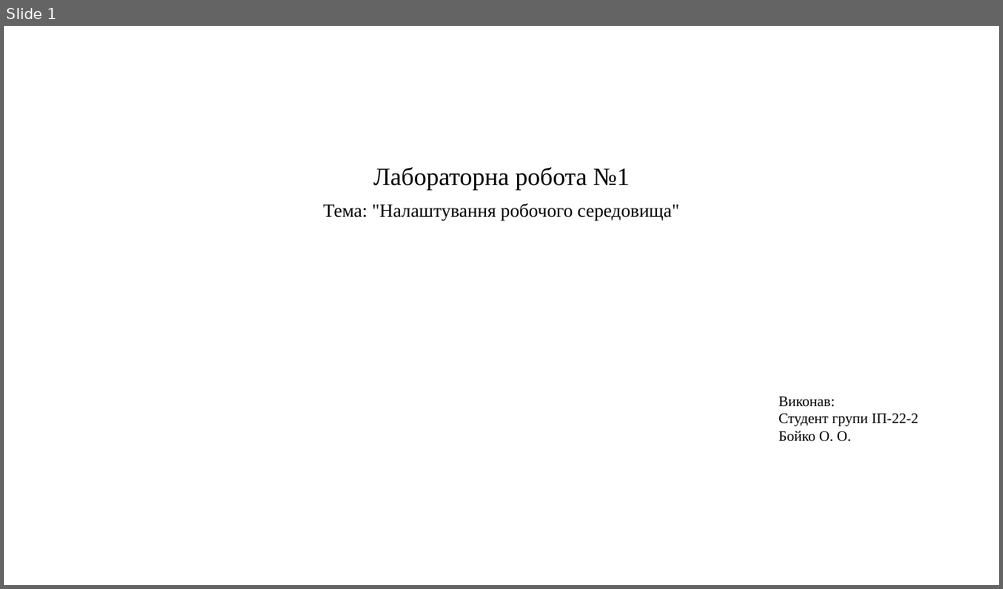
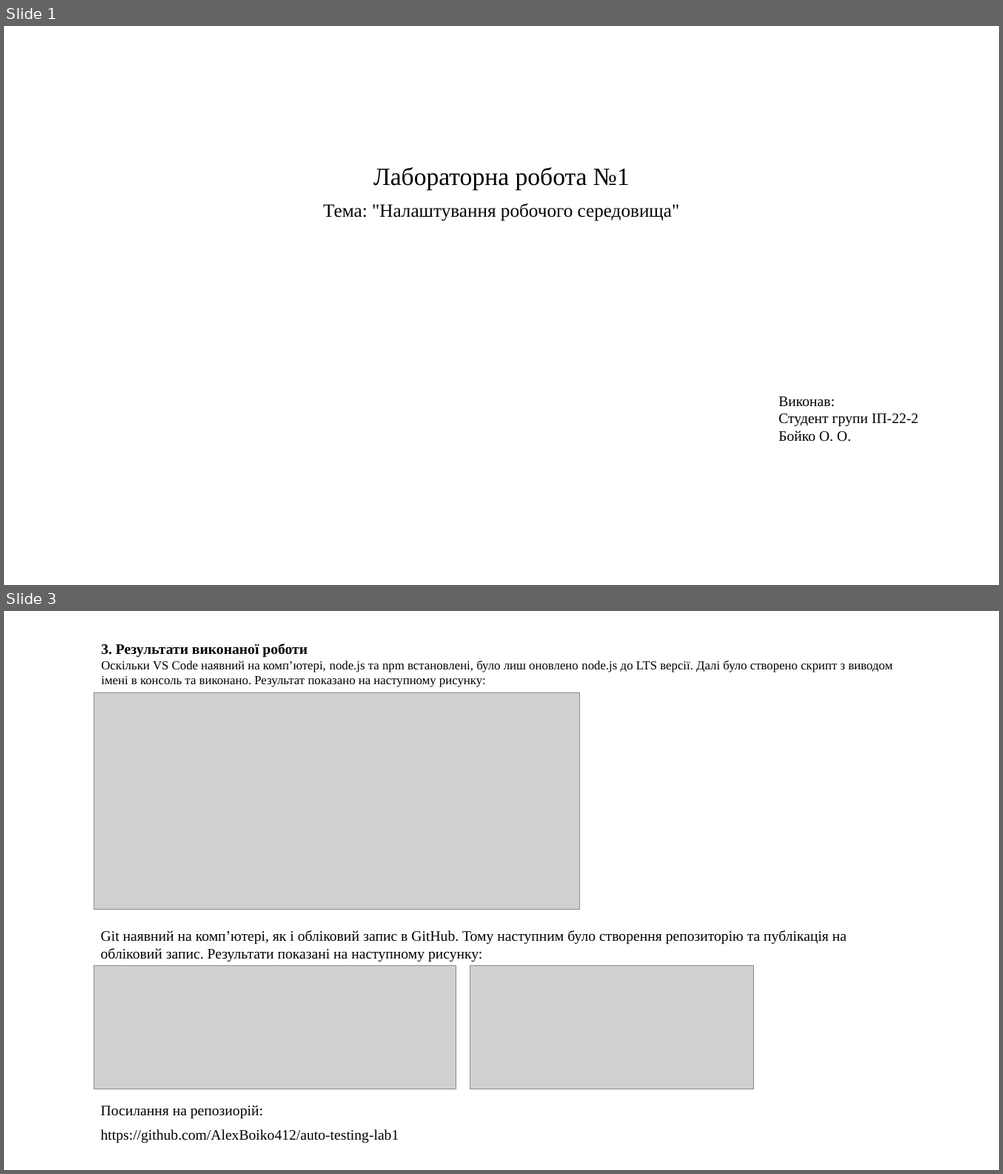
Before and after one commit to AlexBoiko412/auto-testing-lab1, a slide deck: Лабораторна_1.pptx. Shown one above the other, each under a label of ours: slide 1 before the commit, slides 1 and 3 after it; the slides between them are not shown. The pictures are 1003x589 and 1003x1174 pixels, drawn with LibreOffice and Linux fonts; fonts in the diff are those of the drawing; grey boxes stand for pictures. Boxes give left, top, right and bottom in pixels: in the first picture for what was removed or moved away, otherwise in the second. Text is boxed around its words. In the diff, an @@ line names an element or a change of style, - is before the commit and + after.

```diff
--- a/Лабораторна_1.pptx
+++ b/Лабораторна_1.pptx
@@ slide 3 added at [4,611,999,1170], background #FFFFFF @@
@@ text added at [101,644,893,687], 12 pt, text #000000 @@
+3. Результати виконаної роботи
+Оскільки VS Code наявний на комп’ютері, node.js та npm встановлені, було лиш оновлено node.js до LTS версії. Далі було створено скрипт з виводом імені в консоль та виконано. Результат показано на наступному рисунку:
@@ picture added at [94,693,580,909] @@
@@ text added at [101,931,846,963], 14 pt, text #000000 @@
+Git наявний на комп’ютері, як і обліковий запис в GitHub. Тому наступним було створення репозиторію та публікація на обліковий запис. Результати показані на наступному рисунку:
@@ picture added at [94,966,456,1090] @@
@@ picture added at [470,966,754,1090] @@
@@ text added at [101,1105,263,1119], 14 pt, text #000000 @@
+Посилання на репозиорій:
@@ text added at [101,1130,399,1144], 14 pt, text #000000 @@
+https://github.com/AlexBoiko412/auto-testing-lab1
```
Also in this commit, not shown: 2 slides changed, 1 slide removed.
